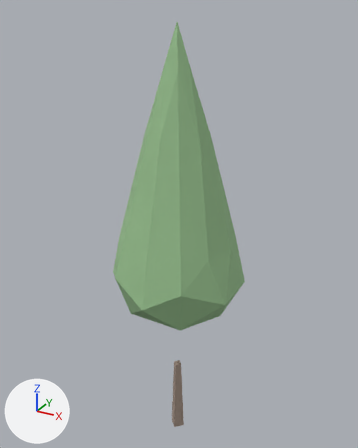
One commit to the glTF model web/public/models/tree-conifer-a-far.glb: the scene before it, then after it.
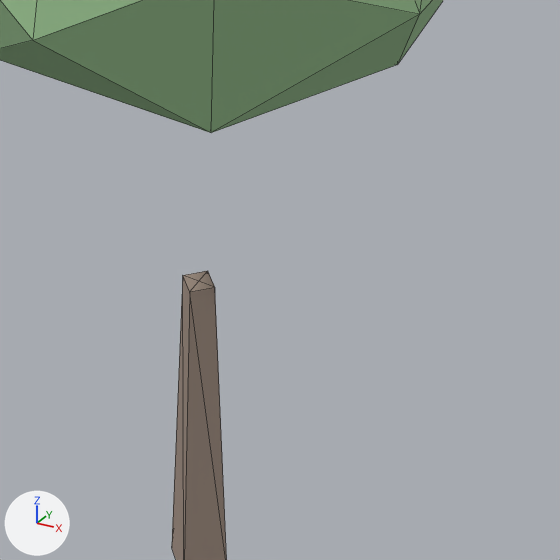
Each version is shown whole from a 50 mm camera at (0.489, -0.883, 1.025) aimed at (-0.012, 0.028, 0.569), then close up on the part from 38% to 71% of the width and 67% to 94% of the height. The lights are fixed; the arrows at lower left show +X, +Y and +Z. The older version's two pictures come first. The close-ups show mesh edges as thin lines. Vertices at exactly the same position are counted once.

The first close-up shows 'tree-conifer-a-far'.
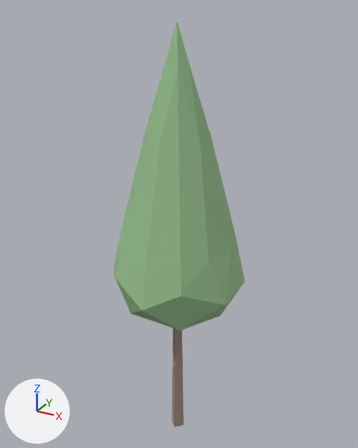
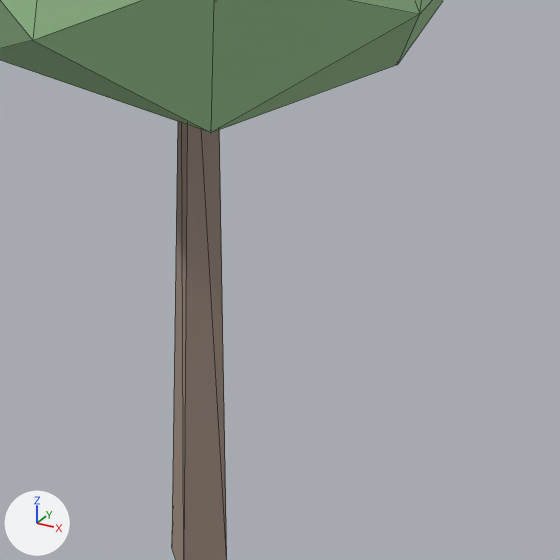
Boxes [x1, y1, x2, y2] around the edits, measured in the close-ups (560 x 560 px; the box of a moved part takes in the faces that stretch with it):
part 1 of me_tree_conifer_a_far, moved or reshaped
    before: [172, 271, 227, 560]
    after: [172, 122, 227, 560]

What the commit changed:
me_tree_conifer_a_far has 52 vertices, 96 faces and spans x -0.145..0.144, y -0.153..0.153, z 0.0..1.0.
me_tree_conifer_a_far is used by ob_tree_conifer_a_far; location (0.0, 0.0, 0.0).
Before the commit, vertices of me_tree_conifer_a_far: 1 (-0.001, -0.009, 0.2) at pixel (189, 291), 3 (0.009, 0.001, 0.2) at pixel (214, 287), 4 (-0.001, 0.001, 0.2) at pixel (198, 281), 6 (-0.011, 0.001, 0.2) at pixel (182, 275), 8 (-0.001, 0.011, 0.2) at pixel (207, 270).
Part 1, on me_tree_conifer_a_far:
Vertices 1, 3, 4, 6, 8 of me_tree_conifer_a_far move by (0.0, 0.0, 0.234).
